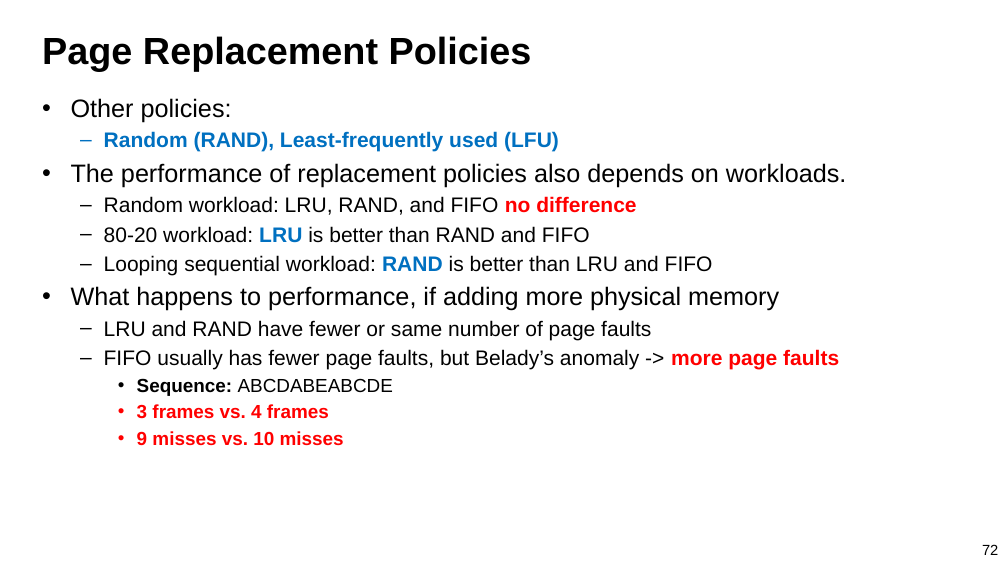
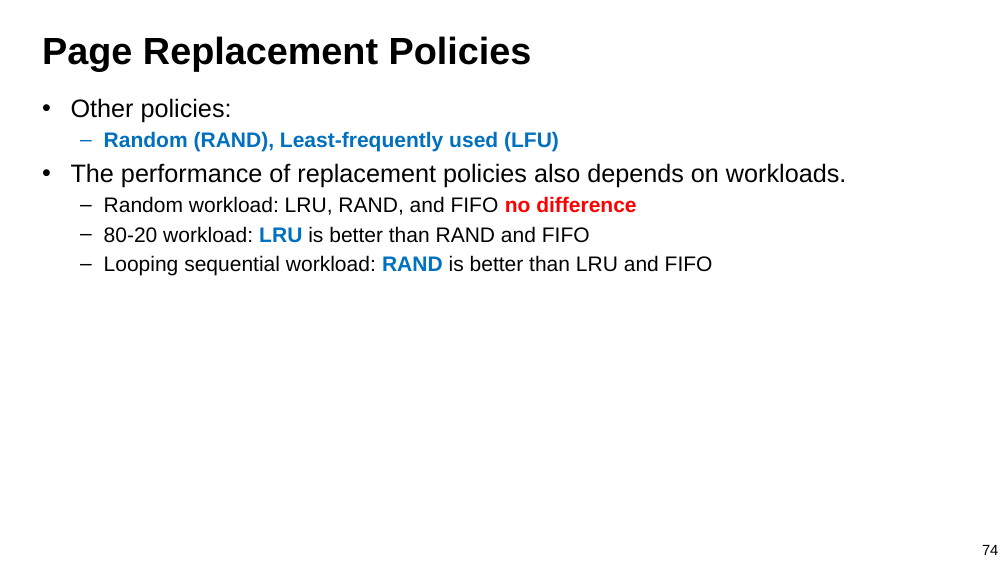
Before and after one commit to guhofstra/CSC256Fa25, a slide deck: slide 74 of PPTs/L7-Virtual Memory.pptx (slide 72 before the commit). Drawn at 1008x567 pixels with LibreOffice and Linux fonts; fonts in the diff are those of the drawing. Boxes give left, top, right and bottom in pixels: in the first picture for what was removed or moved away, otherwise in the second. Text is boxed around its words. In the diff, an @@ line names an element or a change of style, - is before the commit and + after.

```diff
--- a/PPTs/L7-Virtual Memory.pptx
+++ b/PPTs/L7-Virtual Memory.pptx
@@ text at [71,286,839,446]: paragraphs removed @@
-• What happens to performance, if adding more physical memory
-  – LRU and RAND have fewer or same number of page faults
-  – FIFO usually has fewer page faults, but Belady’s anomaly -> more page faults
-    • Sequence: ABCDABEABCDE
-    • 3 frames vs. 4 frames
-    • 9 misses vs. 10 misses
@@ page number at [982,545,998,555]: text changed @@
-72
+74
```
Also in this commit, not shown: 27 other slides changed, 6 slides added, 3 slides removed, 35 other files.
